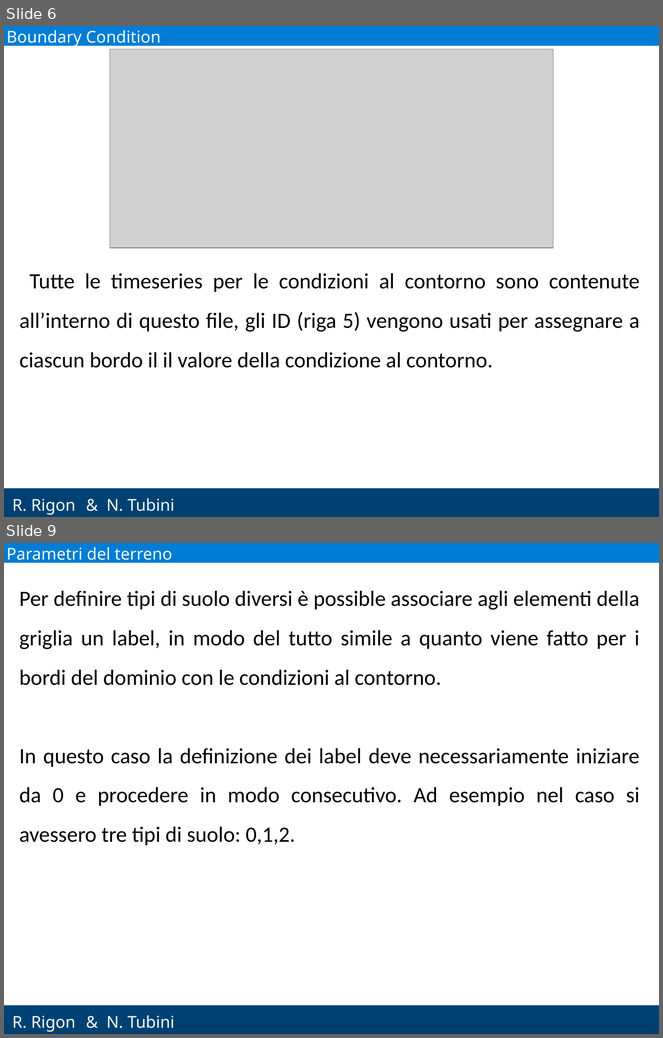
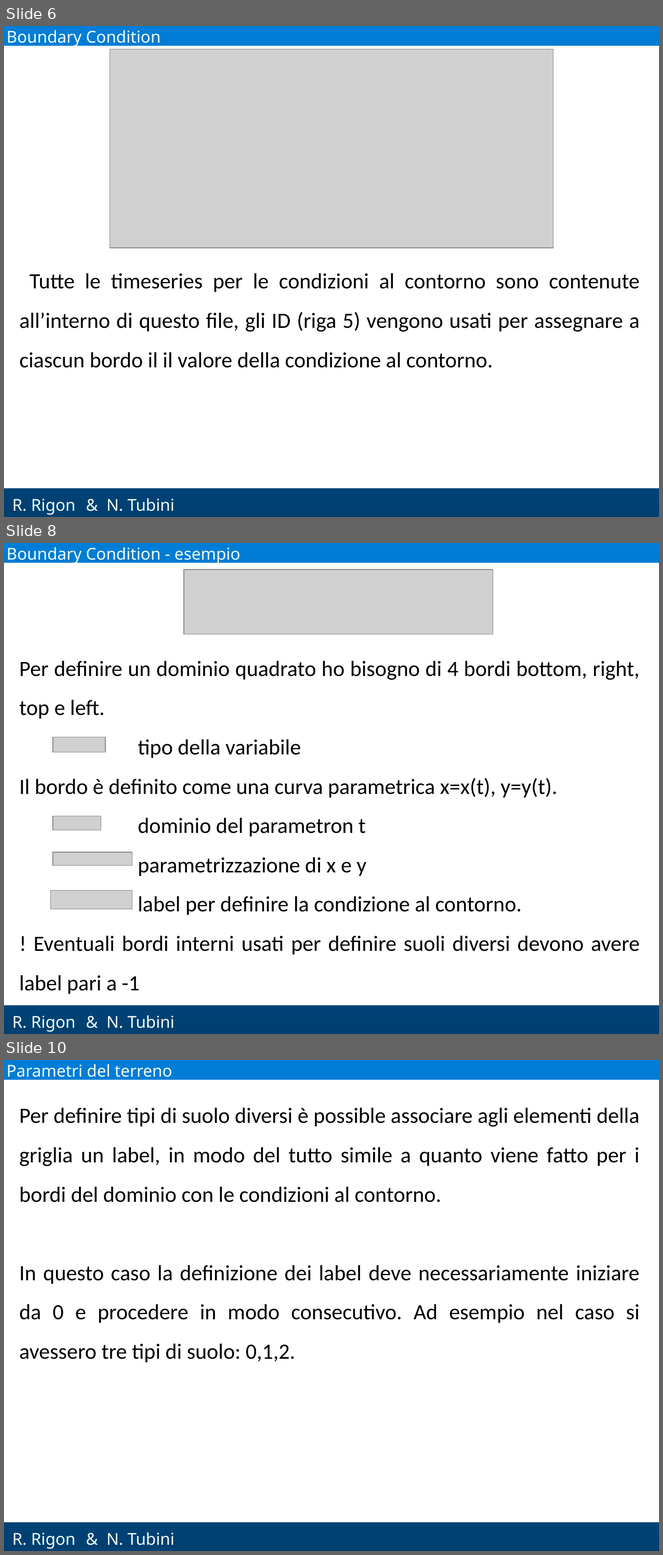
Before and after one commit to GEOframeOMSProjects/OMS_Project_Richards2D, a slide deck: docs/Richards2D.pptx. Shown one above the other, each under a label of ours: slides 6 and 9 before the commit, slides 6, 8 and 10 after it; the slides between them are not shown. The pictures are 663x1038 and 663x1555 pixels, drawn with LibreOffice and Linux fonts; fonts in the diff are those of the drawing; grey boxes stand for pictures; background and template pictures are left out. Boxes give left, top, right and bottom in pixels: in the first picture for what was removed or moved away, otherwise in the second. Text is boxed around its words. In the diff, an @@ line names an element or a change of style, - is before the commit and + after.

```diff
--- a/docs/Richards2D.pptx
+++ b/docs/Richards2D.pptx
@@ slide 8 added at [4,543,659,1034], background gradient #007DD6 to #004071; not listed: 2 template elements that a slide beside it also shows @@
@@ text added at [7,547,241,564], 18 pt, text #F1FEF6 @@
+Boundary Condition - esempio
@@ picture added at [184,570,493,635] @@
@@ text added at [19,661,640,994], 24 pt, text #000000 @@
+Per definire un dominio quadrato ho bisogno di 4 bordi bottom, right, top e left.
+tipo della variabile
+Il bordo è definito come una curva parametrica x=x(t), y=y(t).
+dominio del parametron t
+parametrizzazione di x e y
+label per definire la condizione al contorno.
+! Eventuali bordi interni usati per definire suoli diversi devono avere label pari a -1
@@ picture added at [53,737,105,752] @@
@@ picture added at [53,816,102,830] @@
@@ picture added at [53,852,132,865] @@
@@ picture added at [50,891,132,910] @@
@@ text added at [106,1016,175,1029], 18 pt, text #F1FEF6 @@
+& N. Tubini
@@ what was slide 9 is now slide 10 @@
```
Also in this commit, not shown: 5 slides changed, 6 other slides added, 2 slides removed, 2 other files.
